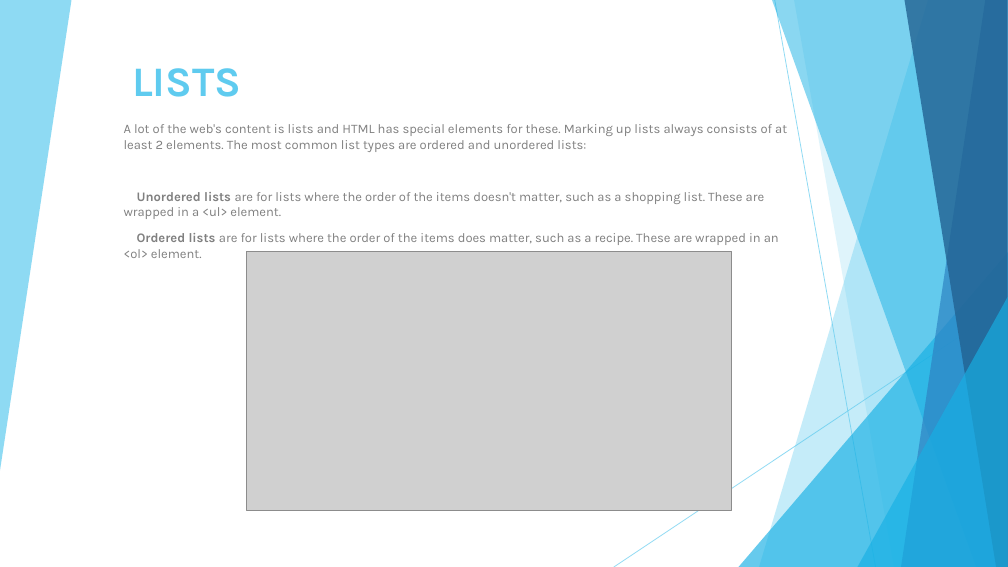
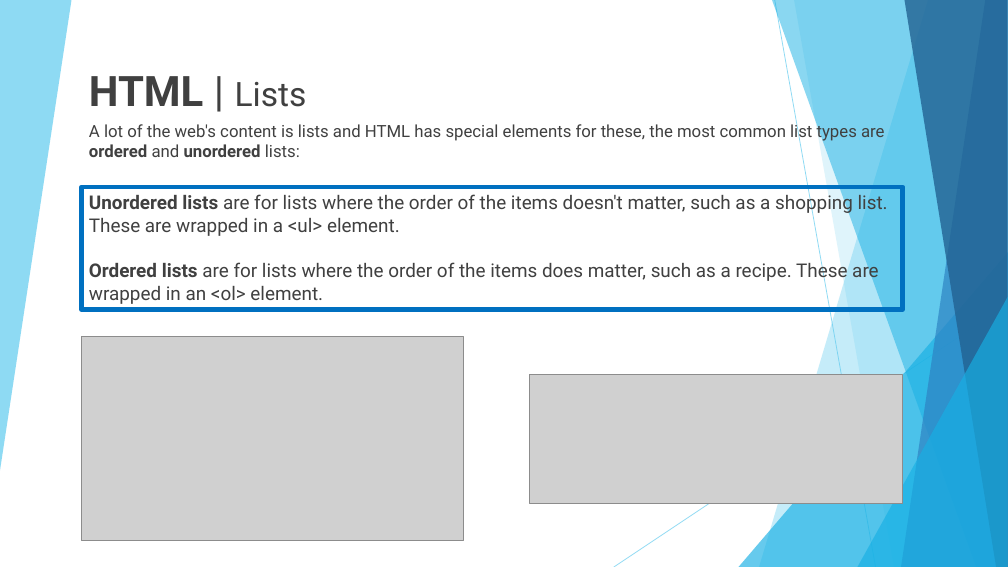
Before and after one commit to 01Primo/slides, a slide deck: slide 10 of 03_HTML.pptx (slide 11 before the commit). Drawn at 1008x567 pixels with LibreOffice and Linux fonts; fonts in the diff are those of the drawing; grey boxes stand for pictures. Boxes give left, top, right and bottom in pixels: in the first picture for what was removed or moved away, otherwise in the second. Text is boxed around its words. In the diff, an @@ line names an element or a change of style, - is before the commit and + after.

```diff
--- a/03_HTML.pptx
+++ b/03_HTML.pptx
@@ text at <box>89,76,307,107</box>: text changed; font Karla to Roboto; text colour #5FCBEF to #404040; bold off @@
-LISTS
+HTML | Lists
@@ subtitle at <box>89,122,885,157</box>: text changed; size 12.4 to 16 pt; font Karla to Roboto; text colour #808080 to #404040 @@
-A lot of the web's content is lists and HTML has special elements for these. Marking up lists always consists of at least 2 elements. The most common list types are ordered and unordered lists:
-Unordered lists are for lists where the order of the items doesn't matter, such as a shopping list. These are wrapped in a <ul> element.
-Ordered lists are for lists where the order of the items does matter, such as a recipe. These are wrapped in an <ol> element.
+A lot of the web's content is lists and HTML has special elements for these, the most common list types are ordered and unordered lists:
@@ rectangle added at <box>82,188,903,310</box>, outline #0070C0 4.5 pt, 18 pt, text #404040 @@
+Unordered lists are for lists where the order of the items doesn't matter, such as a shopping list. These are wrapped in a <ul> element.
+Ordered lists are for lists where the order of the items does matter, such as a recipe. These are wrapped in an <ol> element.
@@ picture: place and size @@
-picture at <box>247,251,732,510</box>
+picture at <box>82,337,464,541</box>
@@ picture added at <box>529,374,903,504</box> @@
```
Also in this commit, not shown: 6 other slides changed, 28 slides added, 8 slides removed, 5 other files.
